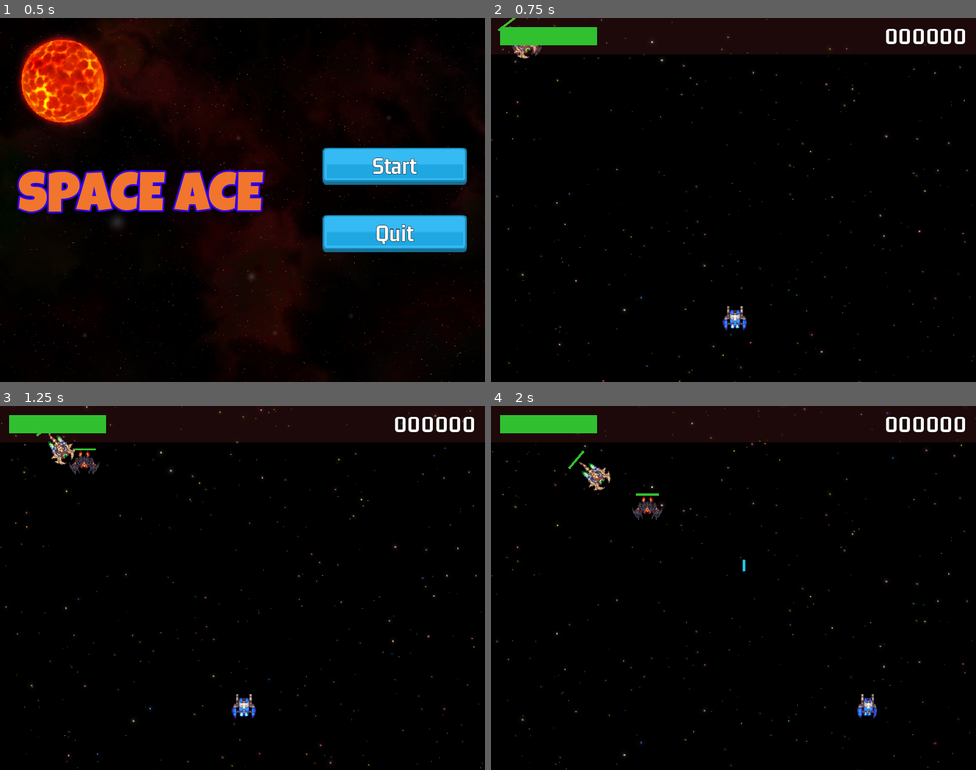
Above: before the commit, frames 1-4 (two rows, left to right).
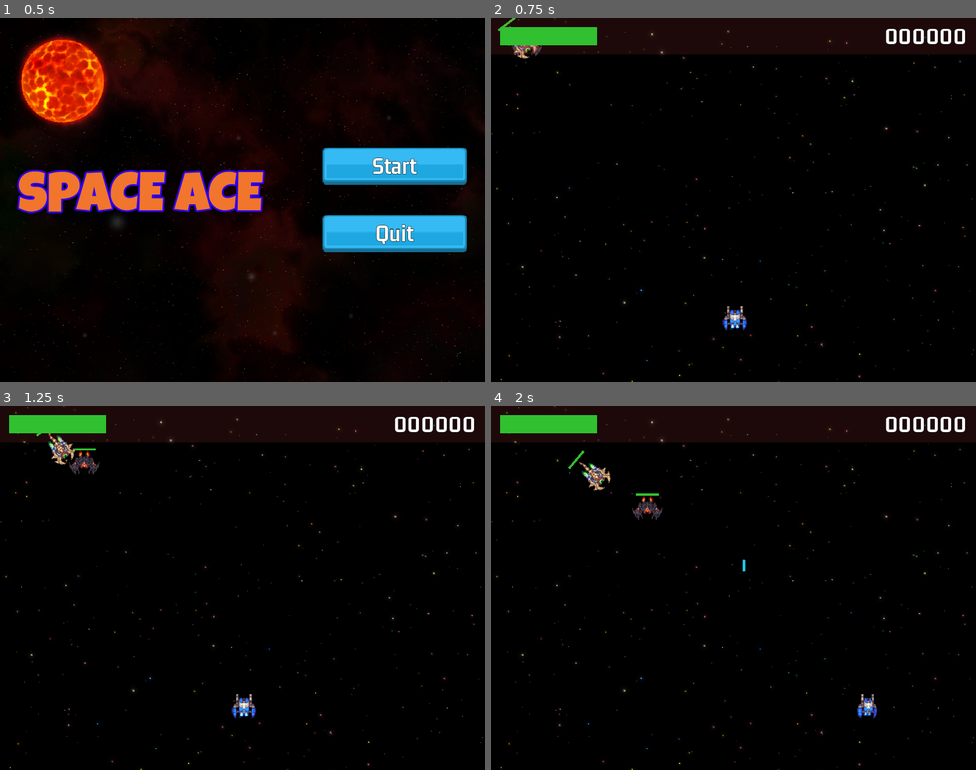
Above: after the commit, the same moments.

Repository: fj0lverkr/space-ace
Game: Godot game, scene res://scenes/main/main.tscn
Same seed, same stepped clock (60 frames per second), same inputs: the game is played once before the commit and once after it. Sound files missing from this copy of the repository are replaced by a short silence.
Inputs (mouse positions are in pixels of both pictures, inside the frame that each line leads up to):
- Up to frame 1 (0.5 s): no input
- Up to frame 2 (0.75 s): click "Start" at 0.5 s
- Up to frame 3 (1.25 s): no input
- Up to frame 4 (2 s): move the mouse to (840, 569) at 1.27 s; hold D (right) from 1.28 s (still down); click (840, 569) at 1.35 s

Frame 1 is identical in both runs. In frame 2, 0.5% of the frame differs, in the area x 0-100%, y 0-100%; in frame 3, 0.6%; in frame 4, 0.6%.

Commit message:
add camera shake on hit

Diff:
--- /dev/null
+++ b/scenes/camera_shake/camera_shake.gd
@@ -0,0 +1,36 @@
+class_name ShakeCamera
+extends Camera2D
+
+@export
+var _shake_range: Vector2 = Vector2(-5.0, 5.0)
+
+@onready
+var _timer: Timer = $Timer
+
+var _shake_offset: Vector2 = Vector2.ZERO
+
+
+# Called when the node enters the scene tree for the first time.
+func _ready() -> void:
+	_shake_offset = offset
+	SignalBus.on_player_hit.connect(_on_player_hit)
+	set_process(false)
+
+
+# Called every frame. 'delta' is the elapsed time since the previous frame.
+func _process(_delta: float) -> void:
+	offset = _get_random_offset()
+
+
+func _get_random_offset() -> Vector2:
+	return Vector2(_shake_offset.x + randf_range(_shake_range.x, _shake_range.y), _shake_offset.y + randf_range(_shake_range.x, _shake_range.y))
+
+
+func _on_player_hit(_damage: int) -> void:
+	set_process(true)
+	_timer.start()
+
+
+func _on_timer_timeout() -> void:
+	set_process(false)
+	offset = _shake_offset
--- /dev/null
+++ b/scenes/camera_shake/camera_shake.tscn
@@ -0,0 +1,13 @@
+[gd_scene load_steps=2 format=3 uid="uid://bs20cdkk1ucxy"]
+
+[ext_resource type="Script" path="res://scenes/camera_shake/camera_shake.gd" id="1_usuaq"]
+
+[node name="CameraShake" type="Camera2D"]
+anchor_mode = 0
+script = ExtResource("1_usuaq")
+
+[node name="Timer" type="Timer" parent="."]
+wait_time = 0.25
+one_shot = true
+
+[connection signal="timeout" from="Timer" to="." method="_on_timer_timeout"]
--- a/scenes/level/level.tscn
+++ b/scenes/level/level.tscn
@@ -6,6 +6,7 @@
 [ext_resource type="PackedScene" uid="uid://6uyq43b3x314" path="res://scenes/player/player.tscn" id="4_ney5u"]
 [ext_resource type="PackedScene" uid="uid://dvfmgnuboyhc0" path="res://scenes/object_factory/object_factory.tscn" id="5_lifmh"]
 [ext_resource type="PackedScene" uid="uid://dh25ljt1eq0di" path="res://scenes/game_ui/game_ui.tscn" id="6_otpu6"]
+[ext_resource type="PackedScene" uid="uid://bs20cdkk1ucxy" path="res://scenes/camera_shake/camera_shake.tscn" id="7_beaod"]
 
 [sub_resource type="Curve2D" id="Curve2D_cosep"]
 _data = {
@@ -36,3 +37,5 @@
 [node name="CanvasLayer" type="CanvasLayer" parent="."]
 
 [node name="GameUI" parent="CanvasLayer" instance=ExtResource("6_otpu6")]
+
+[node name="CameraShake" parent="." instance=ExtResource("7_beaod")]
Not shown: 1 places in scenes/level/level.tscn that only renumber resources
